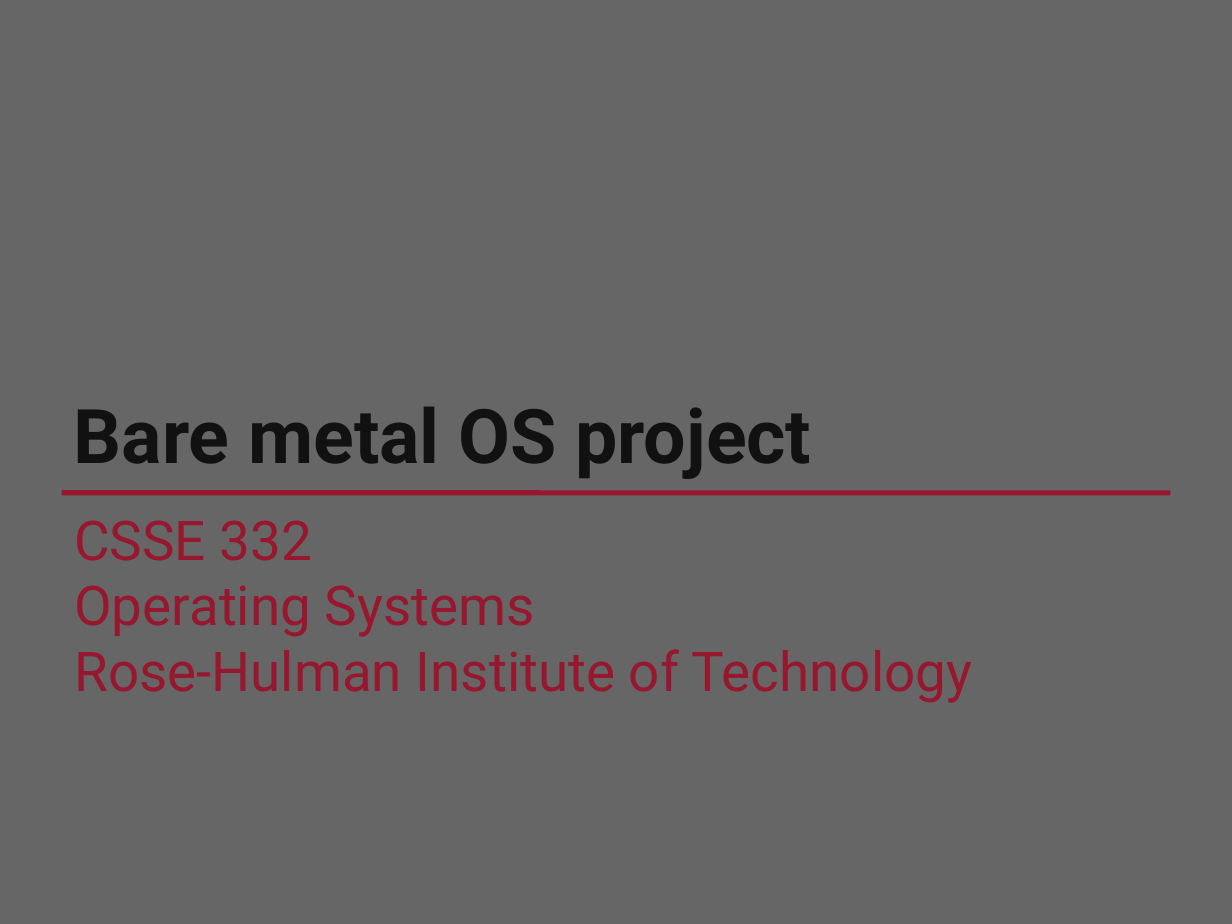
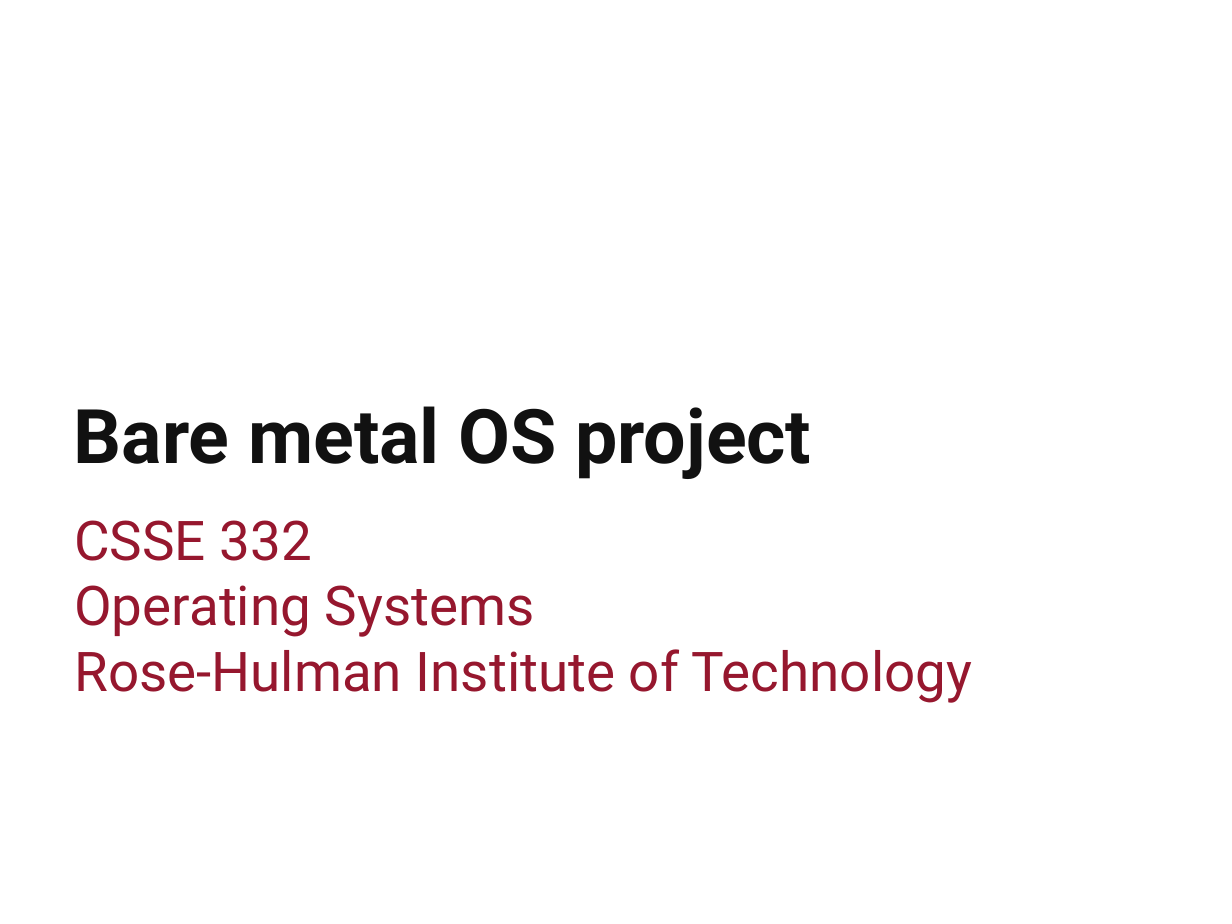
Before and after one commit to RHIT-CSSE/csse332, a slide deck: slide 1 of ClassMaterials/ProjectKickoff/ProjectKickoff.pptx. Drawn at 1232x924 pixels with LibreOffice and Linux fonts; fonts in the diff are those of the drawing; background and template pictures are left out. Boxes give left, top, right and bottom in pixels: in the first picture for what was removed or moved away, otherwise in the second. Text is boxed around its words. In the diff, an @@ line names an element or a change of style, - is before the commit and + after.

```diff
--- a/ClassMaterials/ProjectKickoff/ProjectKickoff.pptx
+++ b/ClassMaterials/ProjectKickoff/ProjectKickoff.pptx
@@ background #666666 to #FFFFFF @@
@@ line removed from (62, 493) to (1170, 493) @@
```
Also in this commit, not shown: 13 other slides changed, 2 slides added, 4 slides removed, 1 other file.
